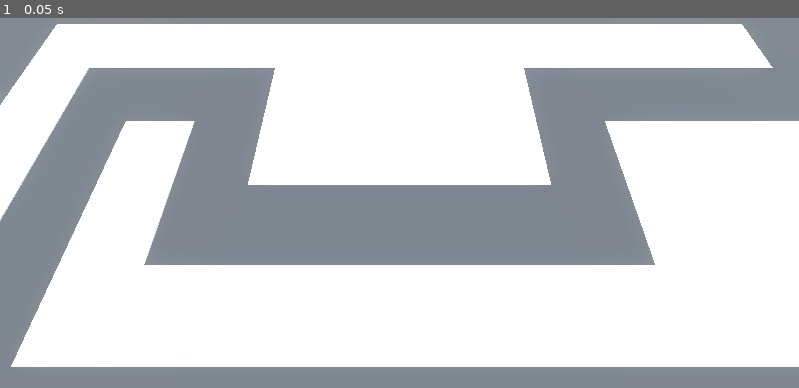
Above: before the commit, frame 1.
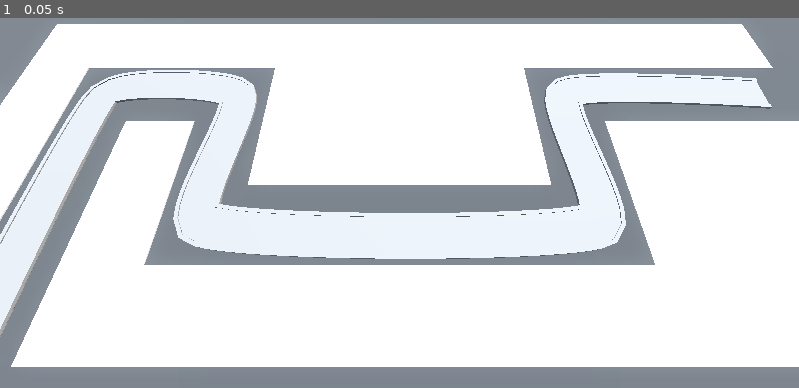
Above: after the commit, the same moment.

Repository: cosmo-the-deer/Barbarian-Blaster
Game: Godot game, scene res://BaseLevel.tscn
The game is run twice, just before and just after one commit, with the same random seed, the same clock (stepped at 60 frames per second) and the same inputs. The project has no main scene, so this scene is started directly.
Inputs:
- Up to frame 1 (0.05 s): no input

The runs differ from the first frame. In frame 1, 16% of the frame differs, in the area x 0-97%, y 14-87%.

Commit message:
created the path and added some CSGPolygons onto it

Diff:
--- a/BaseLevel.tscn
+++ b/BaseLevel.tscn
@@ -17,6 +17,13 @@
 
 [sub_resource type="StandardMaterial3D" id="StandardMaterial3D_lvb7b"]
 albedo_color = Color(0.244776, 0.244776, 0.244776, 1)
+
+[sub_resource type="Curve3D" id="Curve3D_lvb7b"]
+_data = {
+"points": PackedVector3Array(0, 0, 0, 0, 0, 0, -18.0333, 0, 15.0237, -0.743343, 0, 1.03244, 0.743343, 0, -1.03244, -18, 0, -2, -1, 0, -0.8, 1, 0, 0.8, -9.99093, 0, -1.98195, -1, 0, -0.9, 1, 0, 0.9, -9.99093, 0, 5.93765, -0.9, 0, 0.9, 0.9, 0, -0.9, 10, 0, 6, -1, 0, 0.9, 1, 0, -0.9, 10.1457, 0, -1.98195, 0, 0, 0, 0, 0, 0, 22.24, 0, -1.98195),
+"tilts": PackedFloat32Array(0, 0, 0, 0, 0, 0, 0)
+}
+point_count = 7
 
 [node name="BaseLevel" type="Node3D"]
 
@@ -43,3 +50,48 @@
 "cells": PackedInt32Array(65535, 2, 0, 65535, 65534, 0, 0, 2, 0, 0, 65534, 0, 65530, 0, 0, 5, 0, 0, 5, 1, 0, 5, 2, 0, 4 …(497 unchanged characters)…
 }
 metadata/_editor_floor_ = Vector3(0, 0, 0)
+
+[node name="Path3D" type="Path3D" parent="."]
+curve = SubResource("Curve3D_lvb7b")
+
+[node name="Road" type="CSGPolygon3D" parent="Path3D"]
+polygon = PackedVector2Array(-1, 0, -1, 0.1, 1, 0.1, 1, 0)
+mode = 2
+path_node = NodePath("..")
+path_interval_type = 0
+path_interval = 0.5
+path_simplify_angle = 0.0
+path_rotation = 2
+path_rotation_accurate = false
+path_local = false
+path_continuous_u = true
+path_u_distance = 1.0
+path_joined = false
+
+[node name="LeftEdge" type="CSGPolygon3D" parent="Path3D"]
+polygon = PackedVector2Array(-1.1, 0, -1.1, 0.15, -0.9, 0.15, -0.9, 0)
+mode = 2
+path_node = NodePath("..")
+path_interval_type = 0
+path_interval = 0.5
+path_simplify_angle = 0.0
+path_rotation = 2
+path_rotation_accurate = false
+path_local = false
+path_continuous_u = true
+path_u_distance = 1.0
+path_joined = false
+
+[node name="RightEdge" type="CSGPolygon3D" parent="Path3D"]
+polygon = PackedVector2Array(0.9, 0, 0.9, 0.15, 1.1, 0.15, 1.1, 0)
+mode = 2
+path_node = NodePath("..")
+path_interval_type = 0
+path_interval = 0.5
+path_simplify_angle = 0.0
+path_rotation = 2
+path_rotation_accurate = false
+path_local = false
+path_continuous_u = true
+path_u_distance = 1.0
+path_joined = false
Not shown: 1 places in BaseLevel.tscn that only renumber resources
